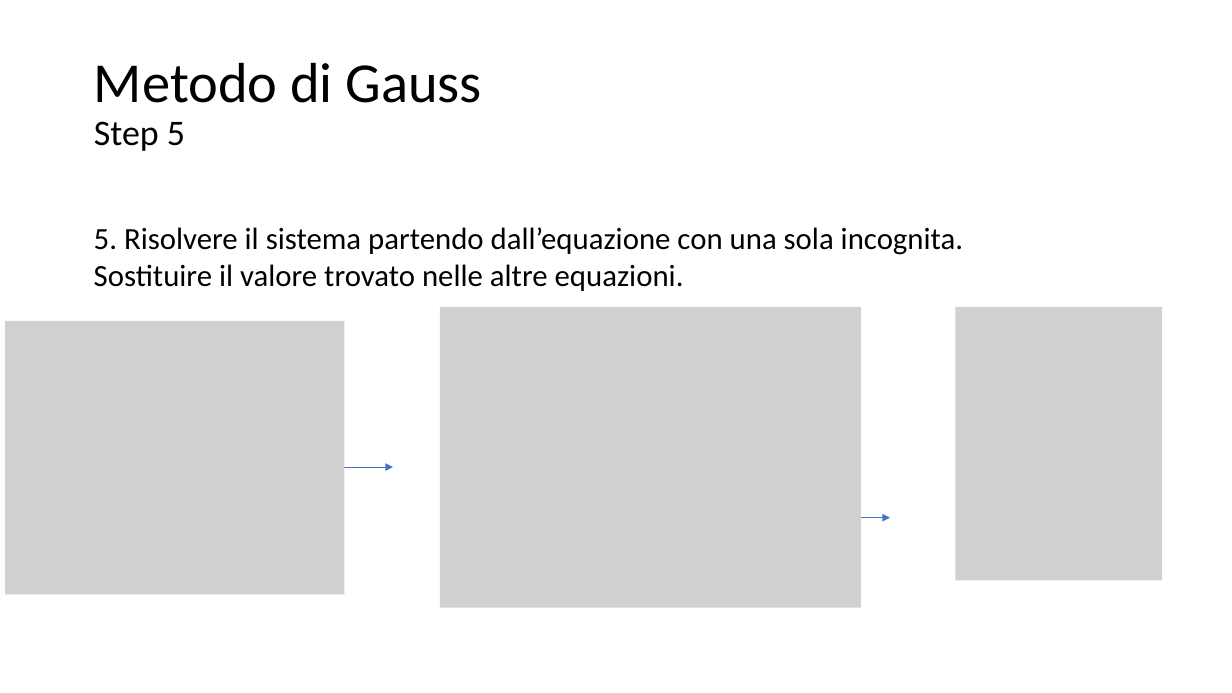
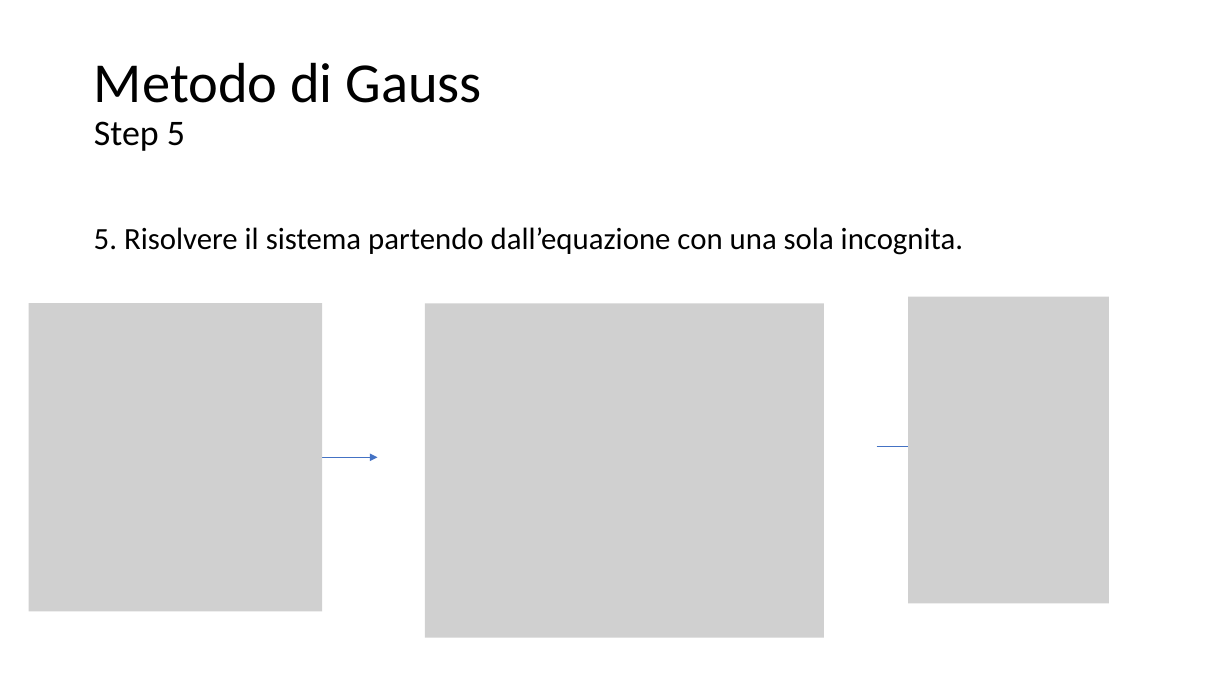
Before and after one commit to matteodelv/GaussLinearSystems, a slide deck: slide 46 of Presentazione.pptx (slide 45 before the commit). Drawn at 1232x693 pixels with LibreOffice and Linux fonts; fonts in the diff are those of the drawing; grey boxes stand for pictures. Boxes give left, top, right and bottom in pixels: in the first picture for what was removed or moved away, otherwise in the second. Text is boxed around its words. In the diff, an @@ line names an element or a change of style, - is before the commit and + after.

```diff
--- a/Presentazione.pptx
+++ b/Presentazione.pptx
@@ text at box(94, 227, 963, 255): text changed @@
-5. Risolvere il sistema partendo dall’equazione con una sola incognita. Sostituire il valore trovato nelle altre equazioni.
+5. Risolvere il sistema partendo dall’equazione con una sola incognita.
@@ picture: place and size @@
-picture at box(956, 307, 1163, 580)
+picture at box(909, 297, 1109, 604)
@@ picture: place and size @@
-picture at box(5, 321, 344, 594)
+picture at box(29, 303, 323, 611)
@@ picture: place and size @@
-picture at box(440, 307, 861, 608)
+picture at box(425, 303, 824, 638)
@@ arrow moved from (829, 518) - (890, 518) to (877, 447) - (940, 447) @@
@@ arrow moved from (323, 468) - (393, 468) to (315, 457) - (378, 457) @@
```
Also in this commit, not shown: 2 other slides changed, 2 slides added, 1 slide removed.
